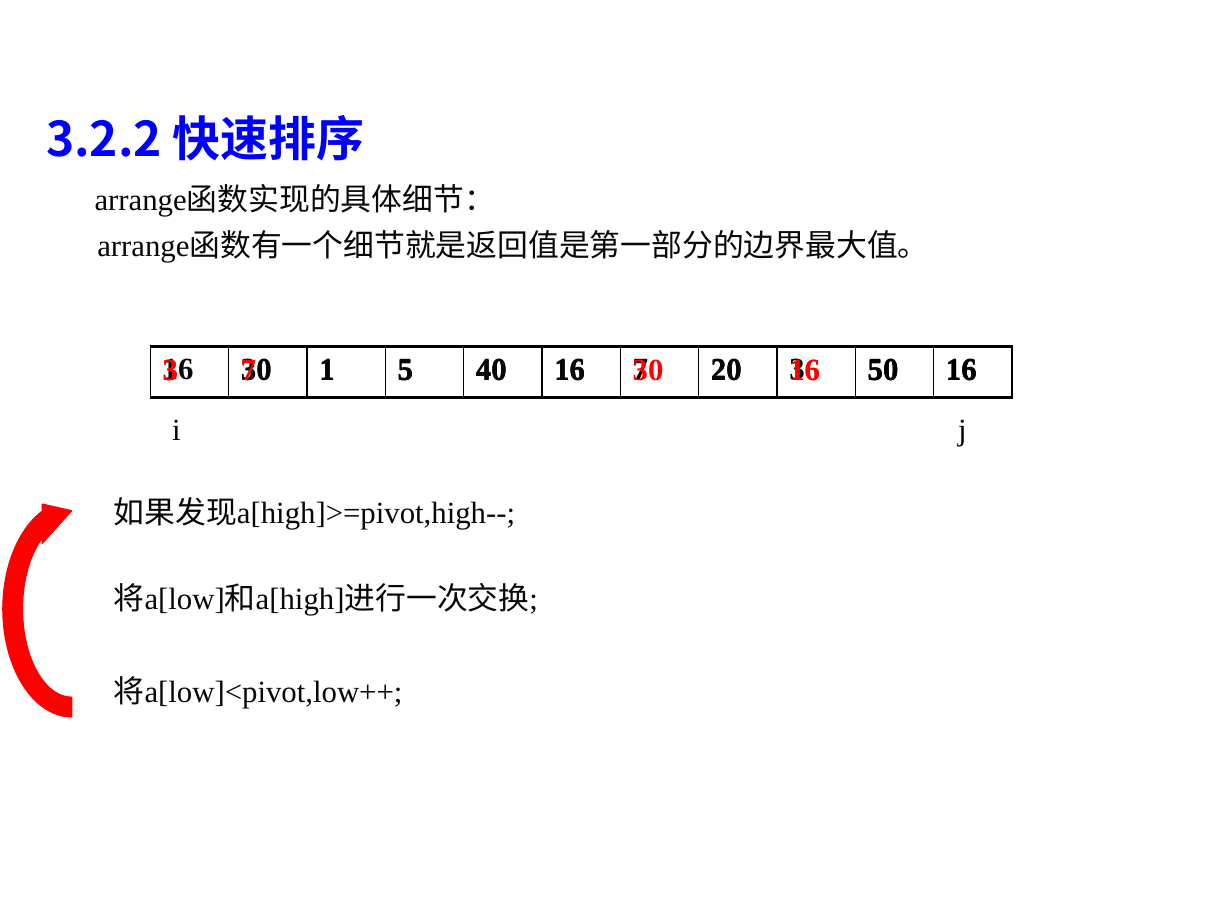
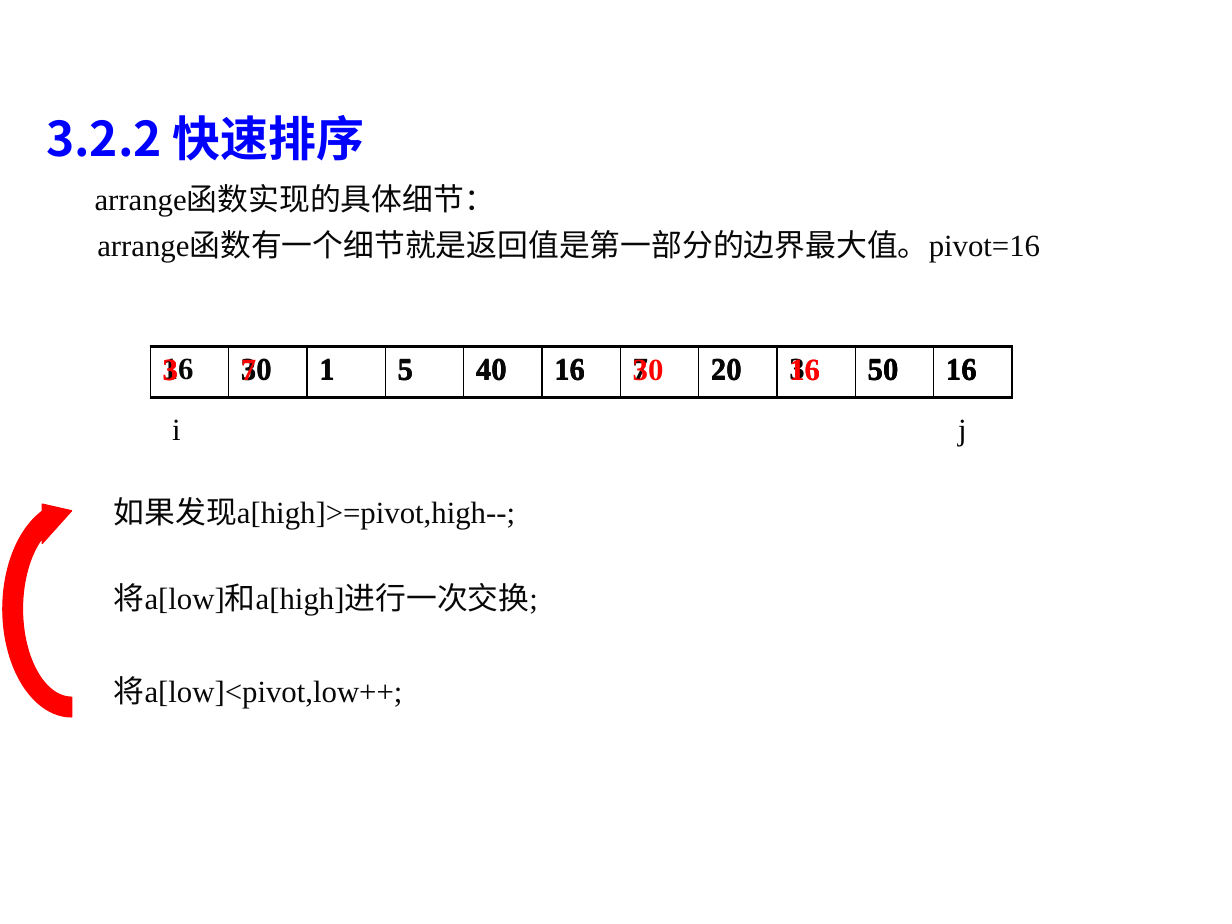
Before and after one commit to liutongling/DP, a slide deck: slide 48 of file/第3章 分治法计.pptx. Drawn at 1232x924 pixels with LibreOffice and Linux fonts; fonts in the diff are those of the drawing; background and template pictures are left out. Boxes give left, top, right and bottom in pixels: in the first picture for what was removed or moved away, otherwise in the second. Text is boxed around its words. In the diff, an @@ line names an element or a change of style, - is before the commit and + after.

Commit message:
修改第三章ppt有误的地方

```diff
--- a/file/第3章 分治法计.pptx
+++ b/file/第3章 分治法计.pptx
@@ text at (97,232,1040,262): text changed @@
-arrange函数有一个细节就是返回值是第一部分的边界最大值。
+arrange函数有一个细节就是返回值是第一部分的边界最大值。pivot=16
```
